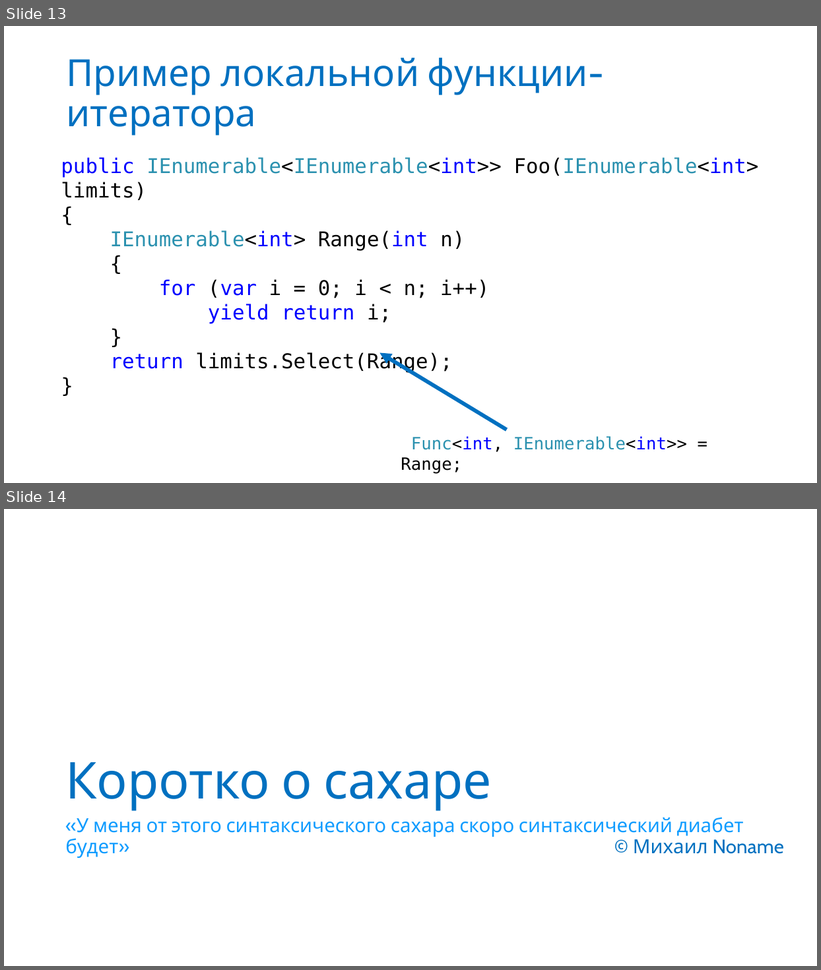
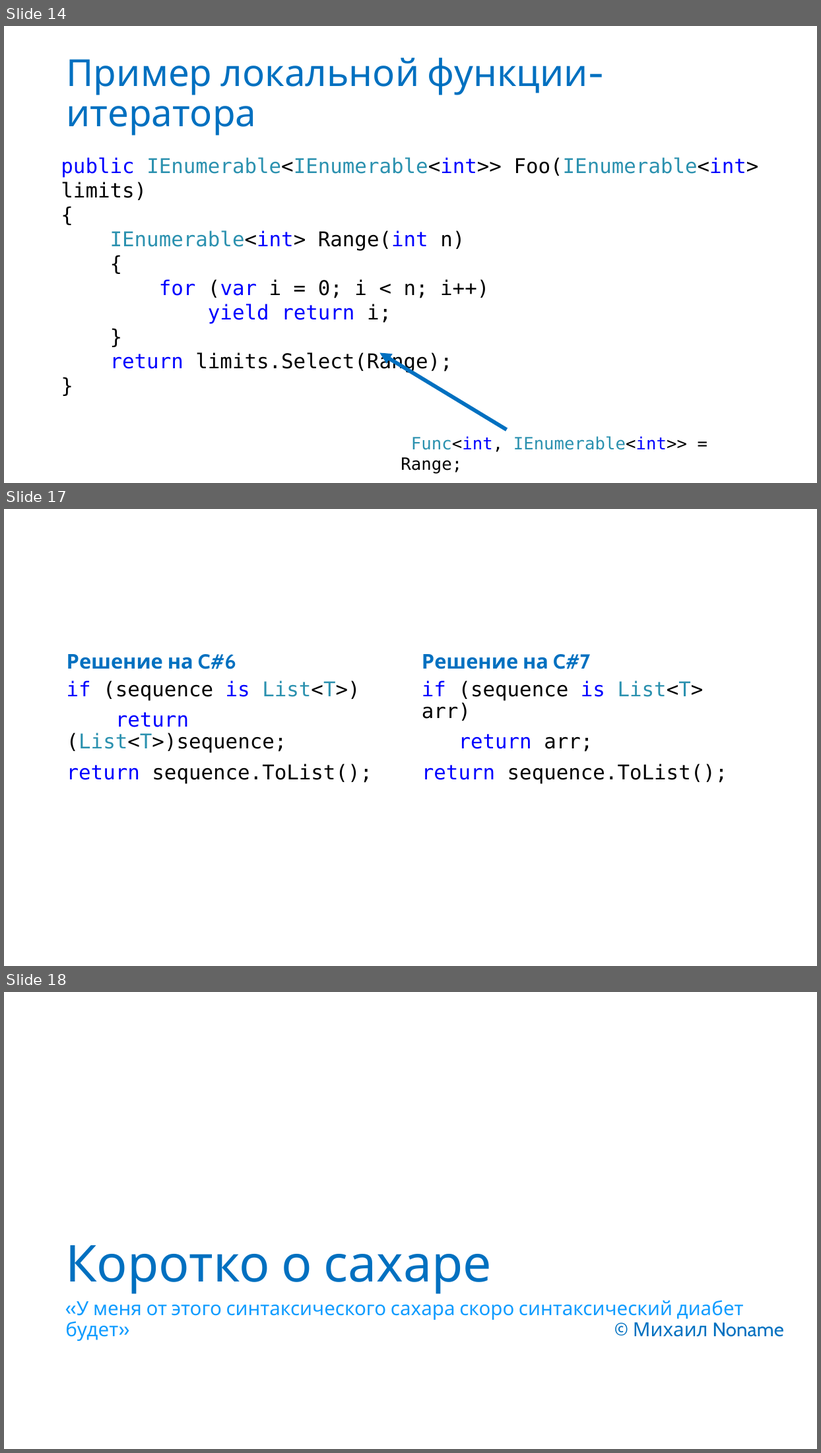
Before and after one commit to anaym/FC-CS7, a slide deck: CS7.pptx. Shown one above the other, each under a label of ours: slides 13 and 14 before the commit, slides 14, 17 and 18 after it; the slides between them are not shown. The pictures are 821x970 and 821x1453 pixels, drawn with LibreOffice and Linux fonts; fonts in the diff are those of the drawing. Boxes give left, top, right and bottom in pixels: in the first picture for what was removed or moved away, otherwise in the second. Text is boxed around its words. In the diff, an @@ line names an element or a change of style, - is before the commit and + after.

```diff
--- a/CS7.pptx
+++ b/CS7.pptx
@@ slide 17 added at [4, 509, 817, 966], background #FFFFFF @@
@@ text added at [67, 654, 236, 669], 24 pt, text #0070C0, bold @@
+Решение на C#6
@@ text added at [422, 654, 590, 669], 24 pt, text #0070C0, bold @@
+Решение на C#7
@@ text added at [67, 681, 372, 784], 24 pt, text #000000 @@
+if (sequence is List<T>)
+return (List<T>)sequence;
+return sequence.ToList();
@@ text added at [422, 681, 728, 784], 24 pt, text #000000 @@
+if (sequence is List<T> arr)
+return arr;
+return sequence.ToList();
@@ what was slide 13 is now slide 14 @@
@@ what was slide 14 is now slide 18 @@
```
Also in this commit, not shown: 2 slides changed, 6 other slides added, 3 slides removed, 6 other files.
